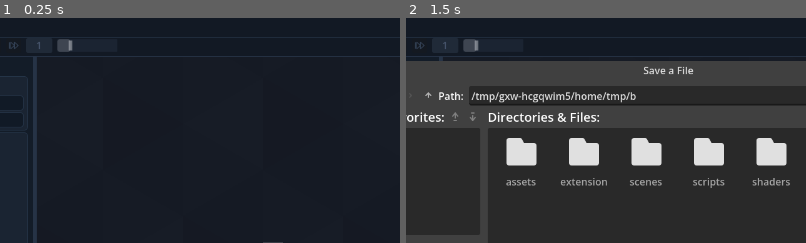
Above: before the commit, frames 1-2 (left to right).
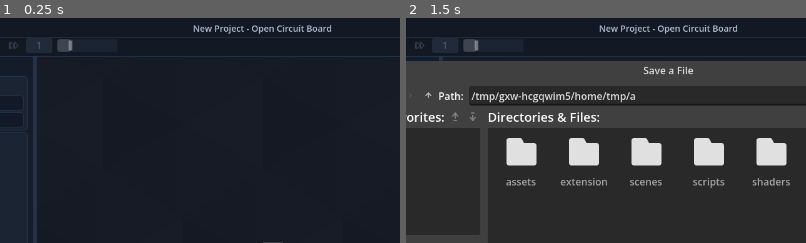
Above: after the commit, the same moments.

Repository: Erlkonigal/OpenCircuitBoard
Game: Godot game, scene res://Main.tscn
Same seed, same stepped clock (60 frames per second), same inputs: the game is played once before the commit and once after it.
Inputs (mouse positions are % of the whole screen's width and height, from its top left):
- Up to frame 1 (0.25 s): no input
- Up to frame 2 (1.5 s): click (6, 2) at 0.5 s; click (11, 2) at 1.25 s
The pictures show only the part of the screen within x 17-67%, y 0-50%; the shares and areas given below are measured in that part.

The runs differ from the first frame. In frame 1, 0.5% of the frame differs, in the area x 48-83%, y 3-8%; in frame 2, 0.6%, in the area x 48-83%, y 3-37%.

Commit message:
Show active project in top bar
Center the current .ocb filename and application title in the project toolbar.

Diff:
--- a/Main.tscn
+++ b/Main.tscn
@@ -169,6 +169,21 @@
 layout_mode = 2
 size_flags_horizontal = 3
 
+[node name="ProjectTitle" type="Label" parent="Interface/TopBar"]
+layout_mode = 1
+anchors_preset = 10
+anchor_right = 1.0
+offset_left = 176.0
+offset_top = 3.0
+offset_right = -176.0
+offset_bottom = 31.0
+grow_horizontal = 2
+mouse_filter = 2
+text = "New Project - Open Circuit Board"
+clip_text = true
+horizontal_alignment = 1
+vertical_alignment = 1
+
 [node name="RowSeparator" type="ColorRect" parent="Interface/TopBar"]
 layout_mode = 1
 anchors_preset = 10
--- a/scripts/EditorUi.gd
+++ b/scripts/EditorUi.gd
@@ -20,6 +20,8 @@
 const TopBarButtonActiveIconColor := Color("f2c94c")
 const TopBarFontSize := 16
 const TopBarSeparatorColor := Color("263346")
+const ApplicationTitle := "Open Circuit Board"
+const NewProjectTitle := "New Project"
 const SimulationStartColor := Color("00c875")
 const SimulationStartHoverColor := Color("18dd8a")
 const SimulationEditColor := Color("ed3157")
@@ -50,6 +52,7 @@
 @onready var SaveProjectButton: Button = $Interface/TopBar/ProjectContent/SaveProjectButton
 @onready var SaveAsProjectButton: Button = $Interface/TopBar/ProjectContent/SaveAsProjectButton
 @onready var RecentProjectsButton: Button = $Interface/TopBar/ProjectContent/RecentProjectsButton
+@onready var ProjectTitle: Label = $Interface/TopBar/ProjectTitle
 @onready var LeftSidebarToggle: Button = $Interface/TopBar/Content/LeftSidebarToggle
 @onready var RightSidebarToggle: Button = $Interface/TopBar/Content/RightSidebarToggle
 @onready var SimulationModeButton: Button = $Interface/TopBar/Content/SimulationModeButton
@@ -447,6 +450,7 @@
 	leaveSimulation()
 	Board.call("clearProjectData")
 	ProjectManagerInstance.clearCurrentProject()
+	refreshProjectTitle()
 	recordEvent("Created new project")
 
 func showOpenProjectDialog() -> void:
@@ -479,7 +483,9 @@
 		if bool(result.get("ok", false)):
 			recordEvent("Saved project")
 	PendingProjectFileAction = ""
-	if not bool(result.get("ok", false)):
+	if bool(result.get("ok", false)):
+		refreshProjectTitle()
+	else:
 		showProjectNotice(getProjectErrorText(String(result.get("message", "ProjectOperationFailed"))))
 
 func showRecentProjectsMenu() -> void:
@@ -528,15 +534,22 @@
 	if RecentProjectsMenu:
 		RecentProjectsMenu.hide()
 	if bool(result.get("ok", false)):
+		refreshProjectTitle()
 		recordEvent("Opened project")
 		return
 	showProjectNotice(getProjectErrorText(String(result.get("message", "ProjectOperationFailed"))))
 
 func handleProjectResult(result: Dictionary, successText: String) -> void:
 	if bool(result.get("ok", false)):
+		refreshProjectTitle()
 		recordEvent(successText)
 		return
 	showProjectNotice(getProjectErrorText(String(result.get("message", "ProjectOperationFailed"))))
+
+func refreshProjectTitle() -> void:
+	var projectFilename := ProjectManagerInstance.CurrentProjectPath.get_file() if ProjectManagerInstance.hasCurrentProject() else NewProjectTitle
+	ProjectTitle.text = "%s - %s" % [projectFilename, ApplicationTitle]
+	ProjectTitle.tooltip_text = ProjectTitle.text
 
 func showProjectNotice(message: String) -> void:
 	ProjectNoticeDialog.dialog_text = message
@@ -827,6 +840,9 @@
 	($Interface/TopBar/RowSeparator as ColorRect).color = TopBarSeparatorColor
 	($Interface/TopBar/Content/SidebarSeparator as ColorRect).color = TopBarSeparatorColor
 	($Interface/TopBar/Content/RightSidebarSeparator as ColorRect).color = TopBarSeparatorColor
+	ProjectTitle.add_theme_font_size_override("font_size", 14)
+	ProjectTitle.add_theme_color_override("font_color", Color("b4c1d3"))
+	refreshProjectTitle()
 	configureStepLengthControl()
 	configureLoopFrequencySlider()
 	SimulationStatus.add_theme_font_size_override("font_size", TopBarFontSize)
--- a/scripts/tests/InitialInterfaceTest.gd
+++ b/scripts/tests/InitialInterfaceTest.gd
@@ -8,6 +8,7 @@
 	var topBar := context.TopBar as Control
 	var projectContent := context.ProjectContent as Control
 	var topBarContent := context.TopBarContent as Control
+	var projectTitle := context.getNodeRef(NodePath("Interface/TopBar/ProjectTitle")) as Label
 	assert(context.getConfiguredViewportSize() == Vector2i(1280, 720))
 	assert(context.RootWindow.size == Vector2i(1280, 720))
 	assert(int(ProjectSettings.get_setting("display/window/size/min_width")) == 1280)
@@ -30,6 +31,9 @@
 
 	for projectButtonName in ["NewProjectButton", "OpenProjectButton", "SaveProjectButton", "SaveAsProjectButton", "RecentProjectsButton"]:
 		context.assertIconButton(projectContent.get_node(projectButtonName) as Button)
+	assert(projectTitle.text == "New Project - Open Circuit Board")
+	assert(projectTitle.clip_text)
+	assert(is_equal_approx(projectTitle.get_global_rect().get_center().x, topBar.get_global_rect().get_center().x))
 	var simulationModeButton := topBarContent.get_node("SimulationModeButton") as Button
 	var previousTickButton := topBarContent.get_node("PreviousTickButton") as Button
 	var loopStepButton := topBarContent.get_node("LoopStepButton") as Button
--- a/scripts/tests/ProjectRoundTripTest.gd
+++ b/scripts/tests/ProjectRoundTripTest.gd
@@ -1,11 +1,12 @@
 extends RefCounted
-
-const ProjectManager := preload("res://scripts/ProjectManager.gd")
 
 func run(context) -> void:
 	await context.resetMain()
 	await context.waitFrames(1)
+	var main := context.MainSceneRoot as Control
 	var board := context.CircuitBoard as Node2D
+	var projectTitle := context.getNodeRef(NodePath("Interface/TopBar/ProjectTitle")) as Label
+	assert(projectTitle.text == "New Project - Open Circuit Board")
 	assert(board.call("placeTile", Vector2i(-3, 2), "xor"))
 	assert(board.call("placeTile", Vector2i(4, -1), "latchOff"))
 	assert(board.call("setTileState", Vector2i(4, -1), true))
@@ -17,16 +18,18 @@
 	var previousProject := FileAccess.get_file_as_bytes(projectPath) if hadProject else PackedByteArray()
 	var hadRecentProjects := FileAccess.file_exists(recentProjectsPath)
 	var previousRecentProjects := FileAccess.get_file_as_bytes(recentProjectsPath) if hadRecentProjects else PackedByteArray()
-	var projectManager := ProjectManager.new()
-	var saveResult: Dictionary = projectManager.saveProjectAs(board, projectPath)
-	assert(bool(saveResult.get("ok", false)))
-	assert(projectManager.hasCurrentProject())
+	main.set("PendingProjectFileAction", "save")
+	main.call("handleProjectFileSelected", projectPath)
+	assert(projectTitle.text == "frontendTestProject.ocb - Open Circuit Board")
 	board.call("clearProjectData")
 	assert((board.call("getSimulationTiles") as Array).is_empty())
-	var loadResult: Dictionary = projectManager.loadProject(board, projectPath)
-	assert(bool(loadResult.get("ok", false)))
+	main.set("PendingProjectFileAction", "open")
+	main.call("handleProjectFileSelected", projectPath)
+	assert(projectTitle.text == "frontendTestProject.ocb - Open Circuit Board")
 	var restoredProjectData := board.call("exportProjectData") as Dictionary
 	assert(JSON.stringify(restoredProjectData) == JSON.stringify(expectedProjectData))
+	main.call("createNewProject")
+	assert(projectTitle.text == "New Project - Open Circuit Board")
 	restoreFile(projectPath, hadProject, previousProject)
 	restoreFile(recentProjectsPath, hadRecentProjects, previousRecentProjects)
 
